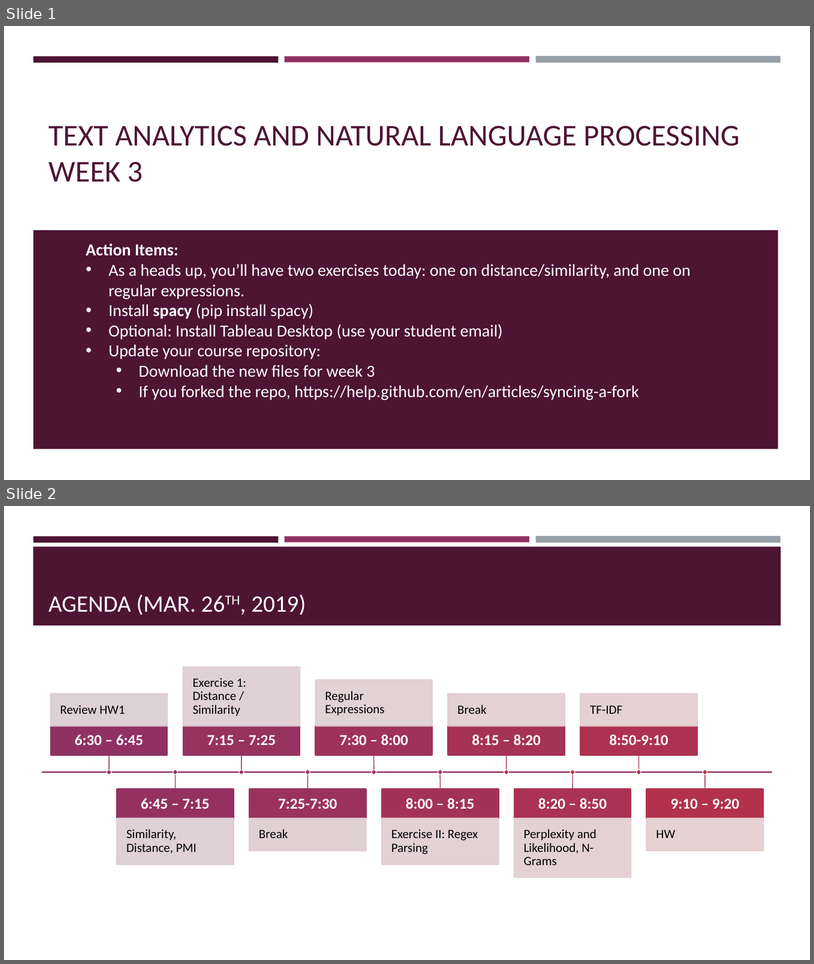
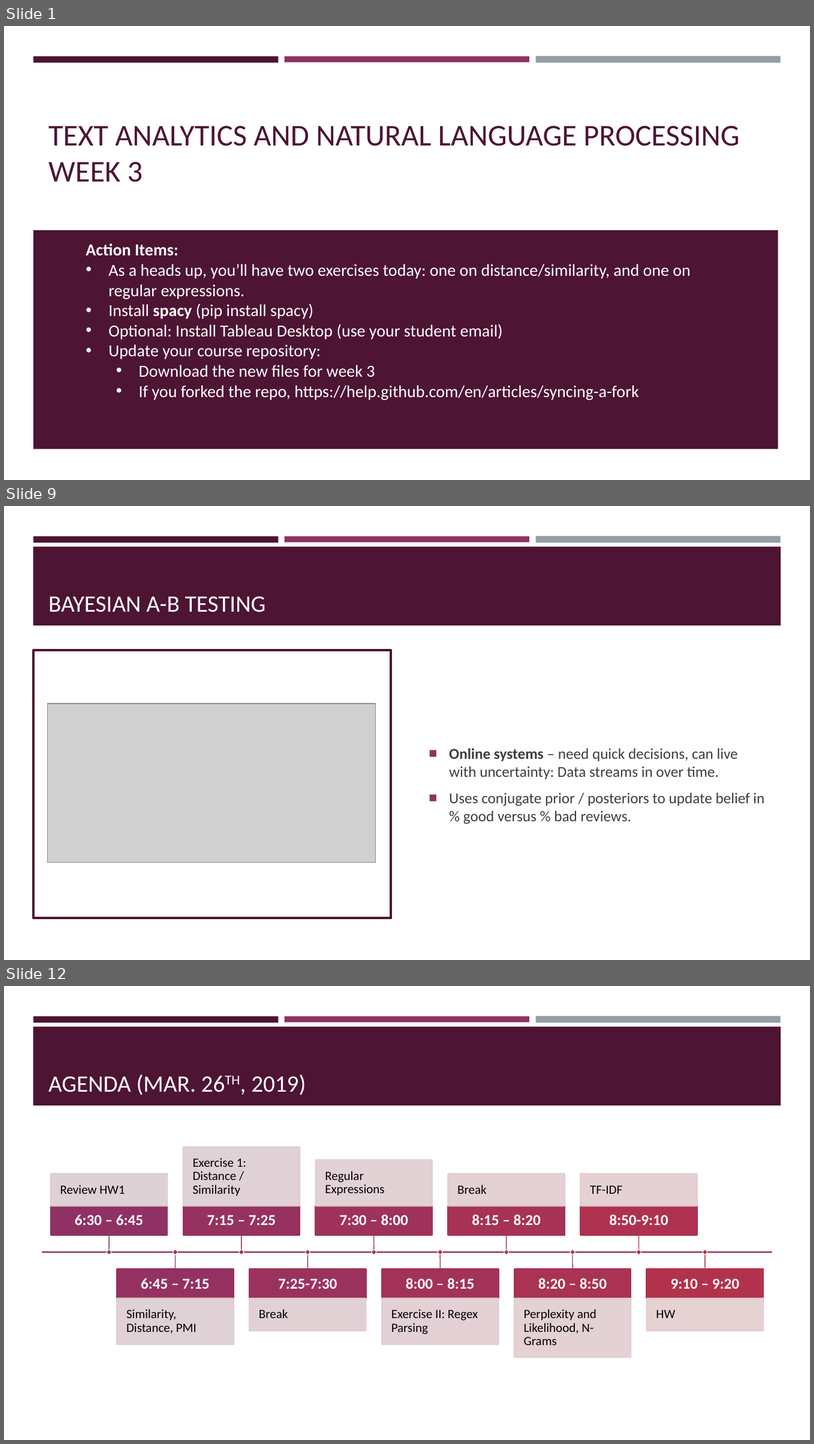
Before and after one commit to VarunDS/dso-599-text-analytics-nlp, a slide deck: week3/slides.pptx. Shown one above the other, each under a label of ours: slides 1 and 2 before the commit, slides 1, 9 and 12 after it; the slides between them are not shown. The pictures are 814x964 and 814x1444 pixels, drawn with LibreOffice and Linux fonts; fonts in the diff are those of the drawing; grey boxes stand for pictures. Boxes give left, top, right and bottom in pixels: in the first picture for what was removed or moved away, otherwise in the second. Text is boxed around its words. In the diff, an @@ line names an element or a change of style, - is before the commit and + after.

```diff
--- a/week3/slides.pptx
+++ b/week3/slides.pptx
@@ slide 9 added at [4, 506, 810, 960], background #FFFFFF; not listed: 4 template elements that a slide beside it also shows @@
@@ title added at [48, 596, 266, 612], 28 pt, text #FFFFFF @@
+BAYESIAN A-B TESTING
@@ rectangle added at [33, 650, 391, 918], fill #FFFFFF, outline #4D1434 3 pt @@
@@ picture added at [48, 703, 376, 862] @@
@@ text added at [449, 748, 765, 824], 18 pt, text #3D3D3D @@
+■ Online systems – need quick decisions, can live with uncertainty: Data streams in over time.
+■ Uses conjugate prior / posteriors to update belief in % good versus % bad reviews.
@@ what was slide 2 is now slide 12 @@
```
Also in this commit, not shown: 9 other slides added.
